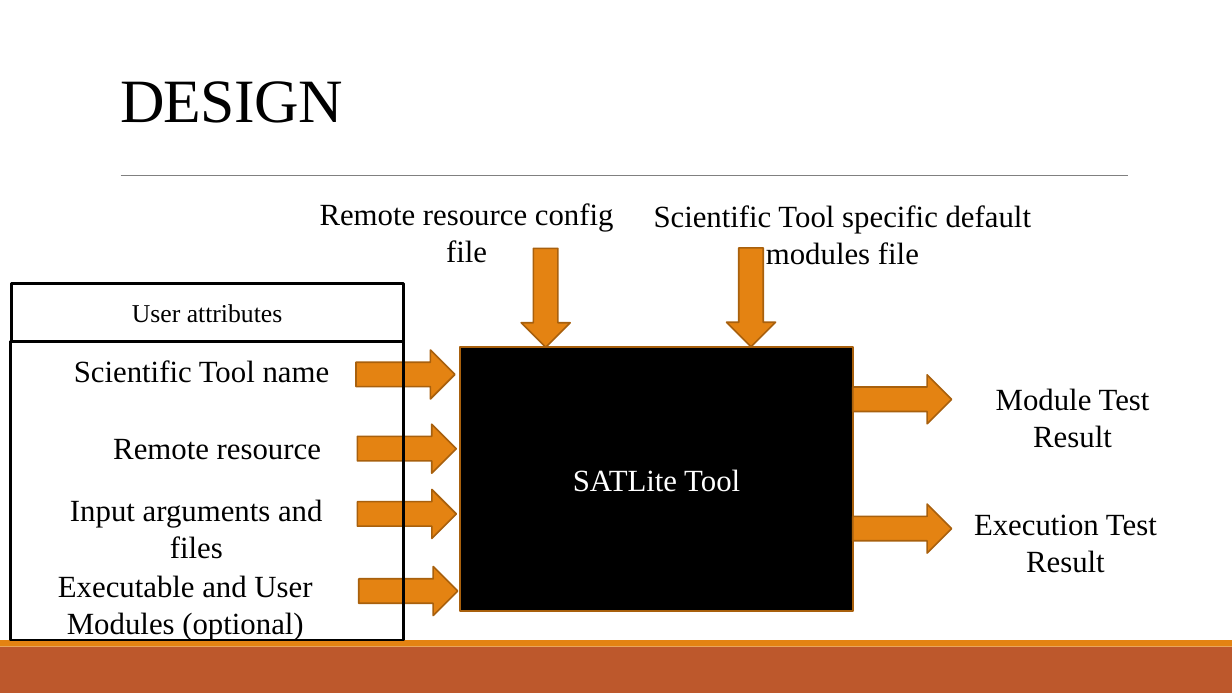
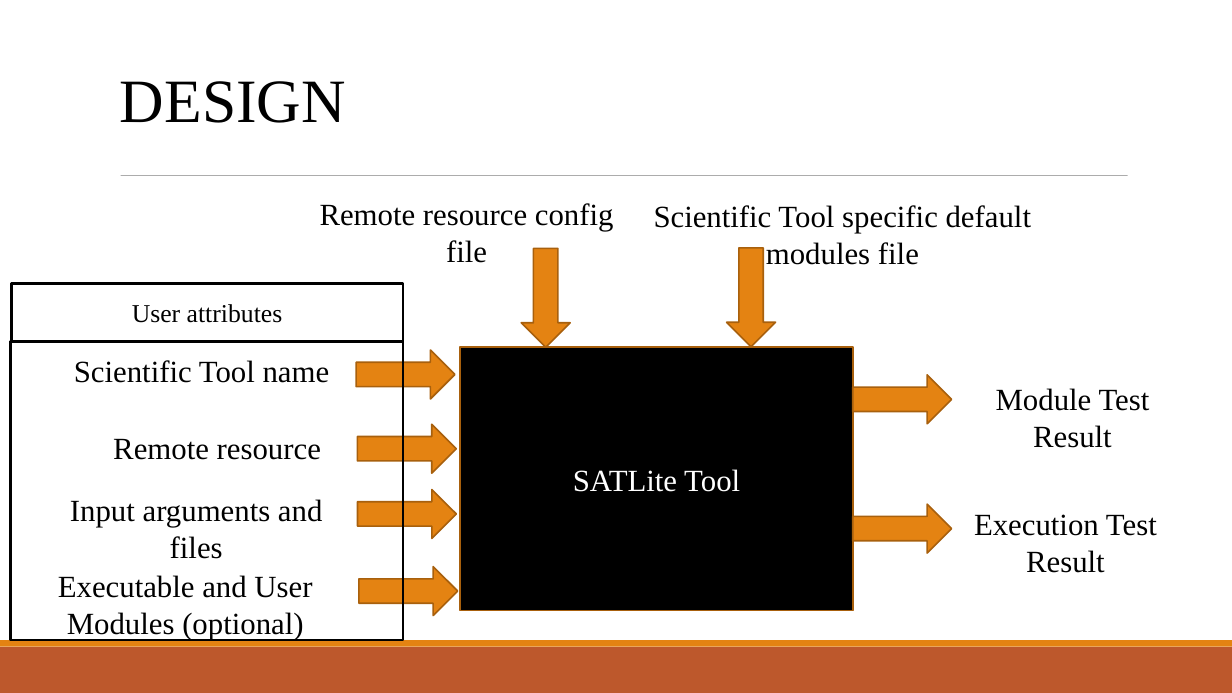
Before and after one commit to suvigya91/SATLite, a slide deck: slide 5 of SATLite Tool- Review 1.pptx. Drawn at 1232x693 pixels with LibreOffice and Linux fonts; fonts in the diff are those of the drawing. Boxes give left, top, right and bottom in pixels: in the first picture for what was removed or moved away, otherwise in the second. Text is boxed around its words. In the diff, an @@ line names an element or a change of style, - is before the commit and + after.

```diff
--- a/SATLite Tool- Review 1.pptx
+++ b/SATLite Tool- Review 1.pptx
@@ text "DESIGN" at (x1=120, y1=81, x2=346, y2=123): letter spacing -0.5 to 0 pt; line spacing 0.85 to 1 @@
@@ line (121, 176) - (1128, 176): stroke #808080 0.5 pt to #808080 0.51 pt @@
@@ rectangle "User attributes" at (x1=11, y1=284, x2=403, y2=342): outline #000000 2.25 pt to #000000 2.24 pt @@
```
Also in this commit, not shown: 16 other slides changed, 6 other files.
